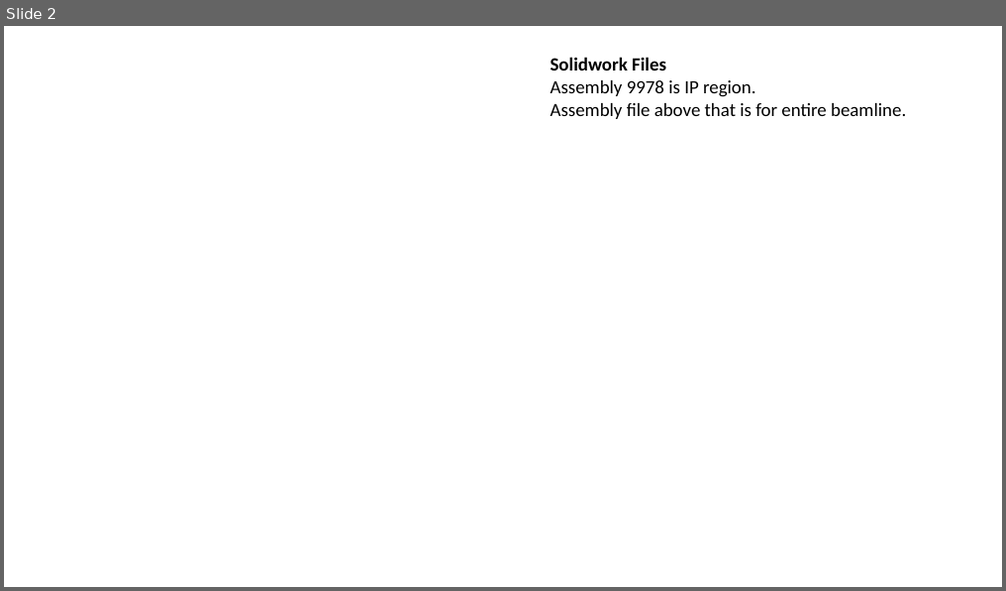
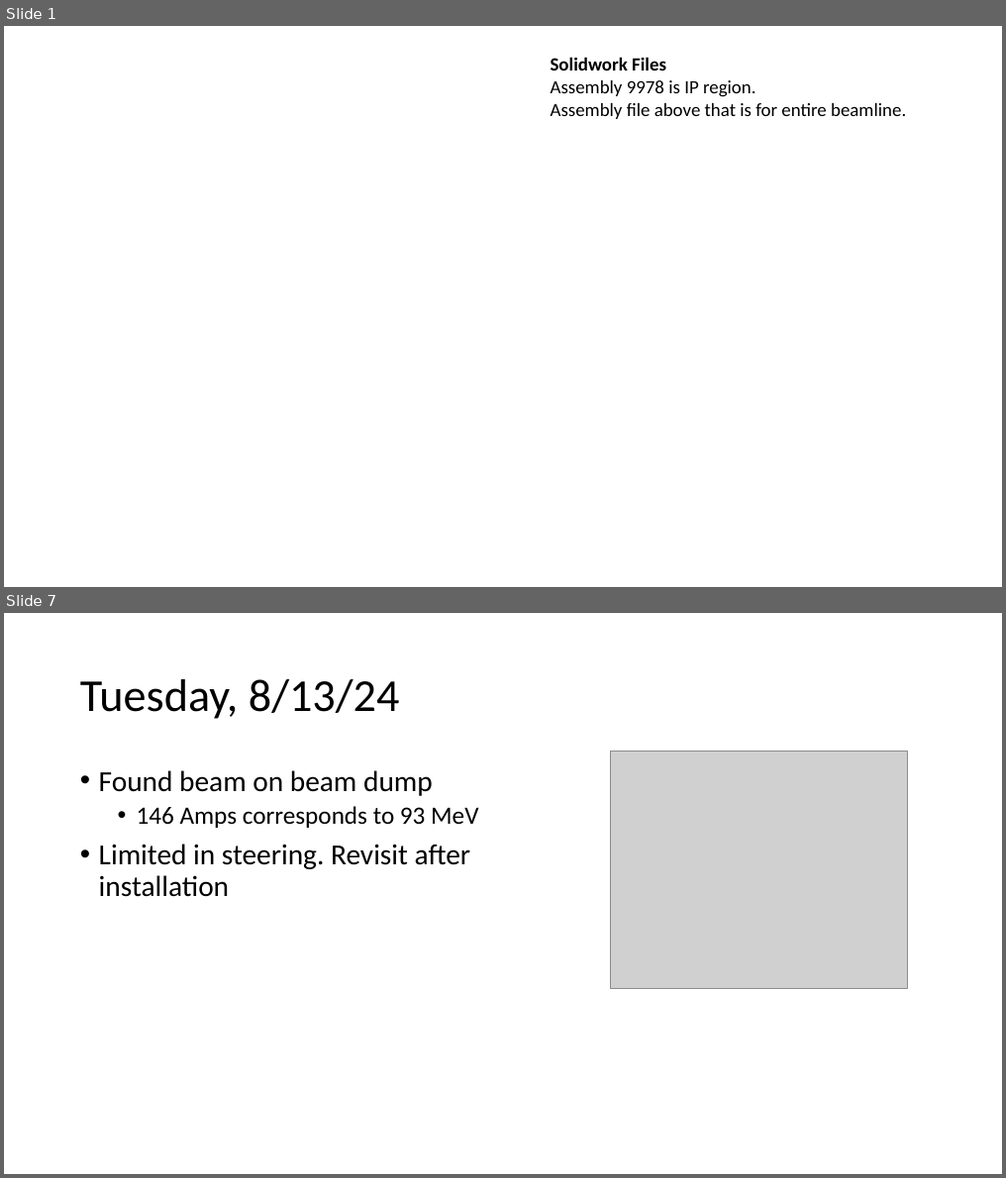
Before and after one commit to afisher000/Radiabeam, a slide deck: grit_runs.pptx. Shown one above the other, each under a label of ours: slide 2 before the commit, slides 1 and 7 after it; the slides between them are not shown. The pictures are 1006x591 and 1006x1178 pixels, drawn with LibreOffice and Linux fonts; fonts in the diff are those of the drawing; grey boxes stand for pictures; background and template pictures are left out. Boxes give left, top, right and bottom in pixels: in the first picture for what was removed or moved away, otherwise in the second. Text is boxed around its words. In the diff, an @@ line names an element or a change of style, - is before the commit and + after.

```diff
--- a/grit_runs.pptx
+++ b/grit_runs.pptx
@@ slide 7 added at [4,613,1002,1174], background #FFFFFF @@
@@ title added at [80,679,400,719], 44 pt, text #000000 @@
+Tuesday, 8/13/24
@@ picture added at [611,752,908,989] @@
@@ text added at [99,770,478,897], 28 pt, text #000000 @@
+• Found beam on beam dump
+  • 146 Amps corresponds to 93 MeV
+• Limited in steering. Revisit after installation
@@ what was slide 2 is now slide 1 @@
```
Also in this commit, not shown: 3 slides changed, 2 other slides added, 3 slides removed, 32 other files.
